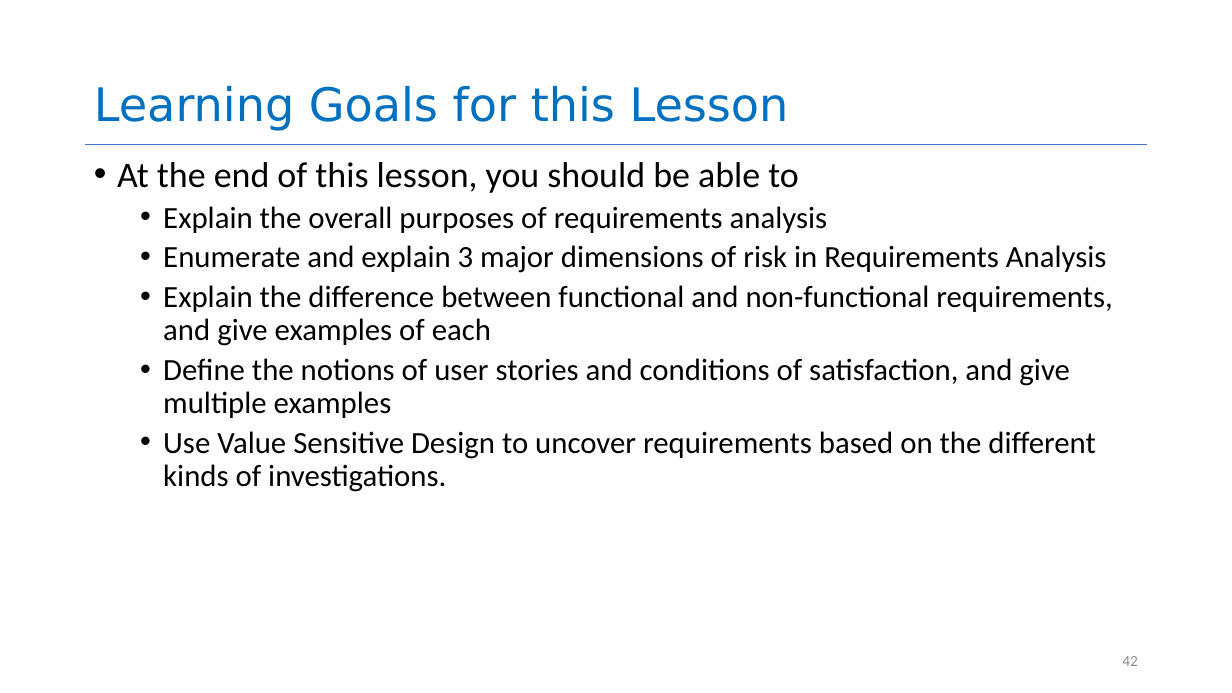
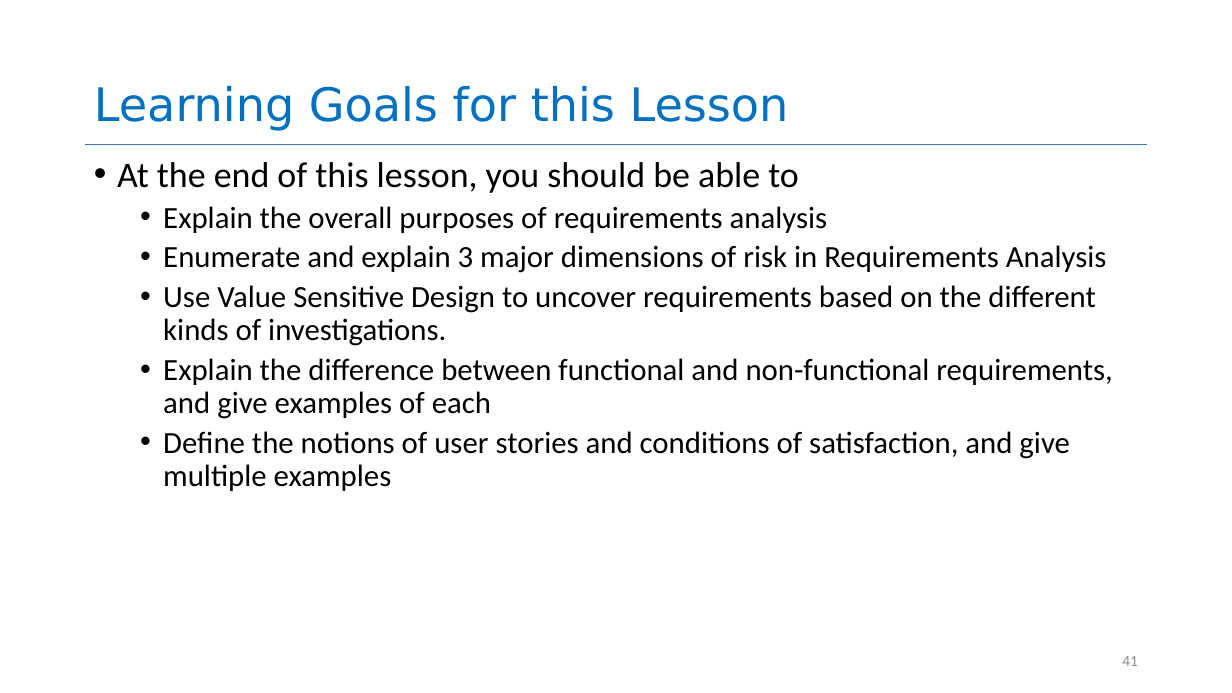
Before and after one commit to yashburshe/CS4530-Fall-2025, a slide deck: slide 41 of Slides/Module 01.2 Requirements Gathering.pptx (slide 42 before the commit). Drawn at 1232x693 pixels with LibreOffice and Linux fonts; fonts in the diff are those of the drawing. Boxes give left, top, right and bottom in pixels: in the first picture for what was removed or moved away, otherwise in the second. Text is boxed around its words. In the diff, an @@ line names an element or a change of style, - is before the commit and + after.

```diff
--- a/Slides/Module 01.2 Requirements Gathering.pptx
+++ b/Slides/Module 01.2 Requirements Gathering.pptx
@@ text at box(163, 285, 1096, 346): paragraph added @@
+  • Use Value Sensitive Design to uncover requirements based on the different kinds of investigations.
@@ text at box(163, 431, 1096, 492): paragraph removed @@
-  • Use Value Sensitive Design to uncover requirements based on the different kinds of investigations.
@@ page number at box(1122, 656, 1138, 666): text changed @@
-42
+41
```
Also in this commit, not shown: 11 other slides changed, 1 slide removed, 2 other files.
